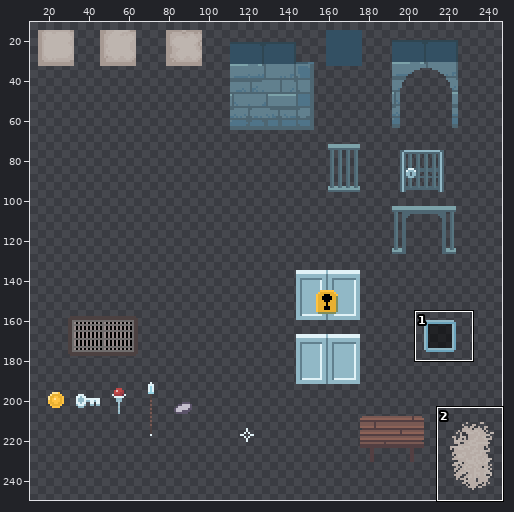
Two states of a sprite sheet, Assets/Sprites/Tilemaps/Tileset.png. Above, an overview of the earlier version with the close-up marked.
Close-up. Before:
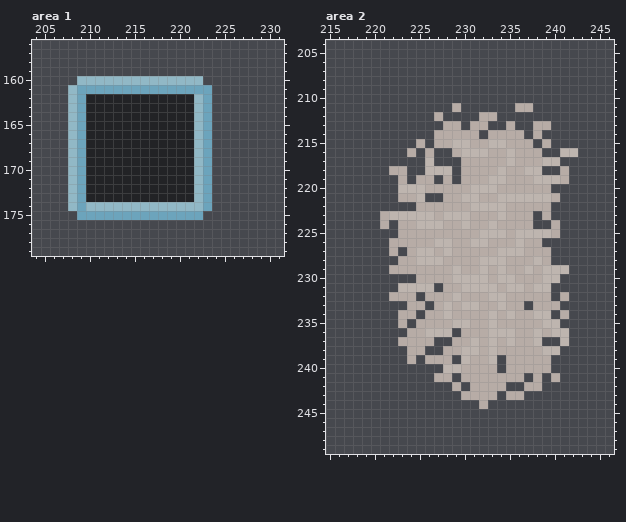
The file is 256x256 pixels. Colours within 5 levels of each other are drawn and written as one. Shown: area 1: x 204..231, y 156..179; area 2: x 215..246, y 204..249. The wide view leaves out empty margins.
Now the later version:
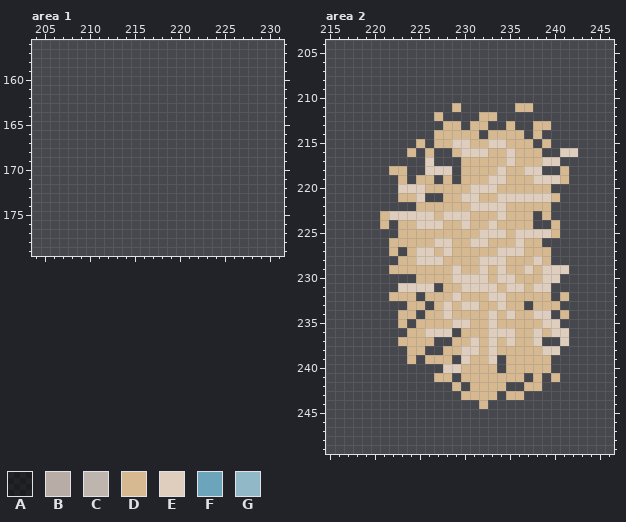
Palette (. is transparent): A #00000083  B #b7aca6  C #beb5af  D #d6b891  E #dfcebd  F #6ca4bc  G #91b8c6
The exact change:
Area 1:
y 160: x 209..222 GGGGGGGGGGGGGG -> ..............
y 161: x 208..223 GFFFFFFFFFFFFFFF -> ................
y 162..173: x 208..223 GFAAAAAAAAAAAAGF -> ................
y 174: x 208..223 GFGGGGGGGGGGGGGF -> ................
y 175: x 209..222 FFFFFFFFFFFFFF -> ..............
Area 2:
y 211: x 229 B -> D; x 236..237 BB -> DD
y 212: x 227 B -> D; x 232..233 BB -> DD
y 213: x 228..229 BB -> DD; x 231..232 BB -> DD; x 235 B -> D; x 238..239 BB -> DD
y 214: x 227..231 BBBBB -> DDDDD; x 233..236 BBBB -> DDDD; x 238 B -> D
y 215: x 225 B -> D; x 227..237 BBCCBBCCBBB -> DDEEDDEEDDD; x 239 B -> D
y 216: x 224 B -> D; x 226 B -> D; x 229..238 BCCCBBCBBB -> DEEEDDEDDD; x 241..242 CC -> EE
y 217: x 226 C -> E; x 230..240 BBBBBCBBBCC -> DDDDDEDDDEE
y 218: x 222..223 BB -> DD; x 226..228 CCC -> EEE; x 230..238 BBBBCBBCC -> DDDDEDDEE; x 241 B -> D
y 219: x 223 B -> D; x 225..226 BB -> DD; x 228 B -> D; x 230..241 BBBCCBBBCCCB -> DDDEEDDDEEED
y 220: x 223..239 CCCBBBBBCCCBBBBBB -> EEEDDDDDEEEDDDDDD
y 221: x 223..225 BBC -> DDE; x 228..240 BBCCBBCCCCCCB -> DDEEDDEEEEEED
y 222: x 225..239 BBBBBBCCCCBBBBB -> DDDDDDEEEEDDDDD
y 223: x 221..237 BCCCCCBCCCBBBCBBB -> DEEEEEDEEEDDDEDDD; x 239 B -> D
y 224: x 221 B -> D; x 223..237 BBCCCBBCBBCBBBB -> DDEEEDDEDDEDDDD; x 240 B -> D
y 225: x 223..240 BBBBBBBBBCCCBCCCCB -> DDDDDDDDDEEEDEEEED
y 226: x 222..238 BBBBBCCBBCCBBBCBB -> DDDDDEEDDEEDDDEDD
y 227: x 222 B -> D; x 224..239 BCCBCBBBBBCCCBBB -> DEEDEDDDDDEEEDDD
y 228: x 223..239 BBCCCBBBBCCCBBBCB -> DDEEEDDDDEEEDDDED
y 229: x 222..241 BBBBBBBCBBCBCBBCBCCC -> DDDDDDDEDDEDEDDEDEEE
y 230: x 225..240 BBBBCCCCBCCBBBCC -> DDDDEEEEDEEDDDEE
y 231: x 223..226 CCCC -> EEEE; x 228..239 BBCCCCBCCBCC -> DDEEEEDEEDEE
y 232: x 222..224 BBB -> DDD; x 226..239 BBBCBBBCCBBBBB -> DDDEDDDEEDDDDD; x 241 B -> D
y 233: x 224..225 BB -> DD; x 227..236 BCBCCBBCBB -> DEDEEDDEDD; x 238..240 BBB -> DDD
y 234: x 223..224 BB -> DD; x 226..239 BBCBBBBCBCBBCC -> DDEDDDDEDEDDEE; x 241 B -> D
y 235: x 223 B -> D; x 225..240 BBBBCCBBCBBBBBCC -> DDDDEEDDEDDDDDEE
y 236: x 224..228 BBCCC -> DDEEE; x 230..241 BBBCCCBBCBCC -> DDDEEEDDEDEE
y 237: x 223..226 BBBB -> DDDD; x 229..238 BBCBCBCBBC -> DDEDEDEDDE; x 241 C -> E
y 238: x 224..225 BB -> DD; x 228..240 BBCCBCBBBBBCC -> DDEEDEDDDDDEE
y 239: x 224 B -> D; x 226..228 BBB -> DDD; x 230..233 CBBC -> EDDE; x 235..239 BBBBB -> DDDDD
y 240: x 228..233 CCBBBB -> EEDDDD; x 235..239 BBBBB -> DDDDD
y 241: x 227..228 BB -> DD; x 230..236 BBBBBBB -> DDDDDDD; x 238 B -> D; x 240 B -> D
y 242: x 229 B -> D; x 231..234 BBBB -> DDDD; x 237..238 BB -> DD
y 243: x 230..233 BBBB -> DDDD; x 235..236 BB -> DD
y 244: x 232 B -> D
Pixel boxes of the changes (left, top, right, bottom) in both close-ups:
erased: (68, 76, 212, 220)
changed: (380, 103, 578, 409)
